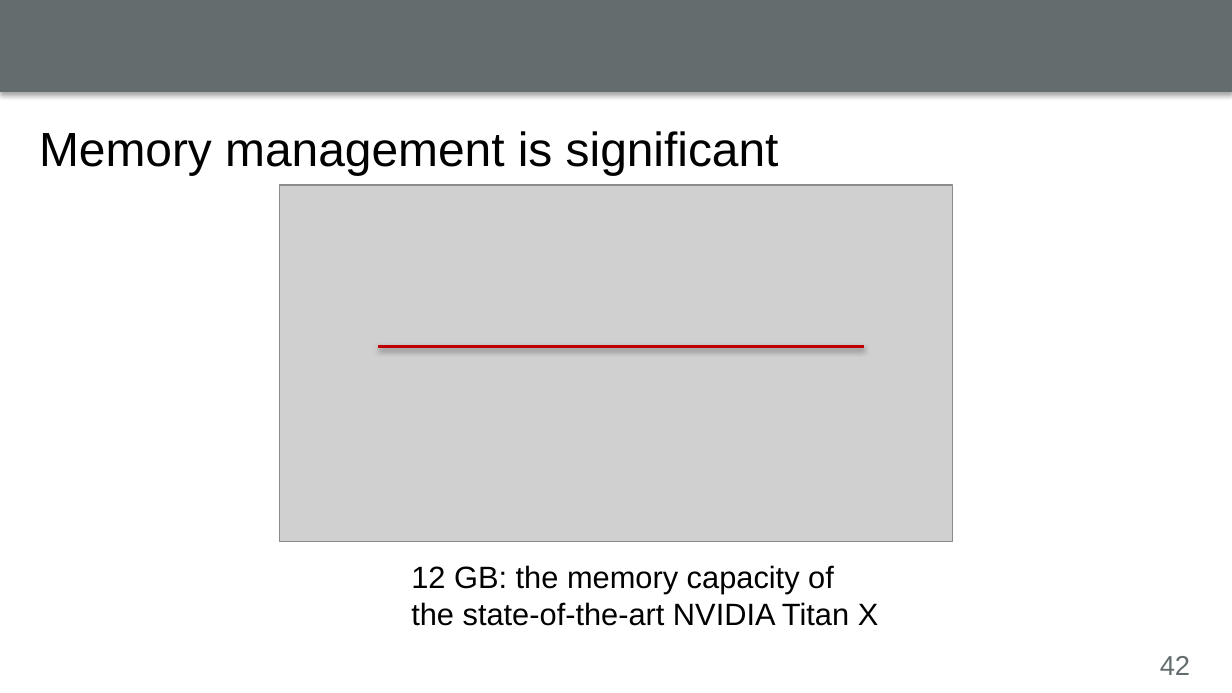
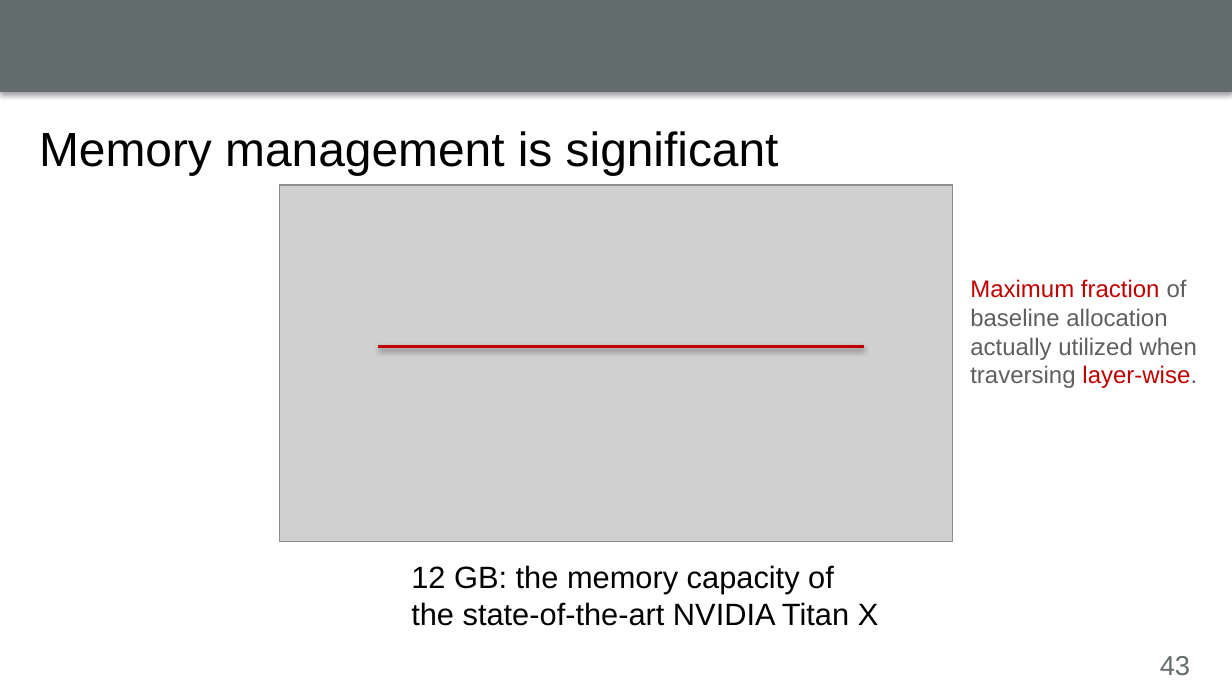
Before and after one commit to luyuliu/CSE-5194, a slide deck: slide 43 of presentation/presentation.pptx (slide 42 before the commit). Drawn at 1232x693 pixels with LibreOffice and Linux fonts; fonts in the diff are those of the drawing; grey boxes stand for pictures; background and template pictures are left out. Boxes give left, top, right and bottom in pixels: in the first picture for what was removed or moved away, otherwise in the second. Text is boxed around its words. In the diff, an @@ line names an element or a change of style, - is before the commit and + after.

```diff
--- a/presentation/presentation.pptx
+++ b/presentation/presentation.pptx
@@ text added at [970,279,1197,388], 14 pt, text #5F5F5F @@
+Maximum fraction of baseline allocation actually utilized when traversing layer-wise.
@@ page number at [1160,656,1190,675]: text changed @@
-42
+43
```
Also in this commit, not shown: 19 other slides changed, 2 slides added.
